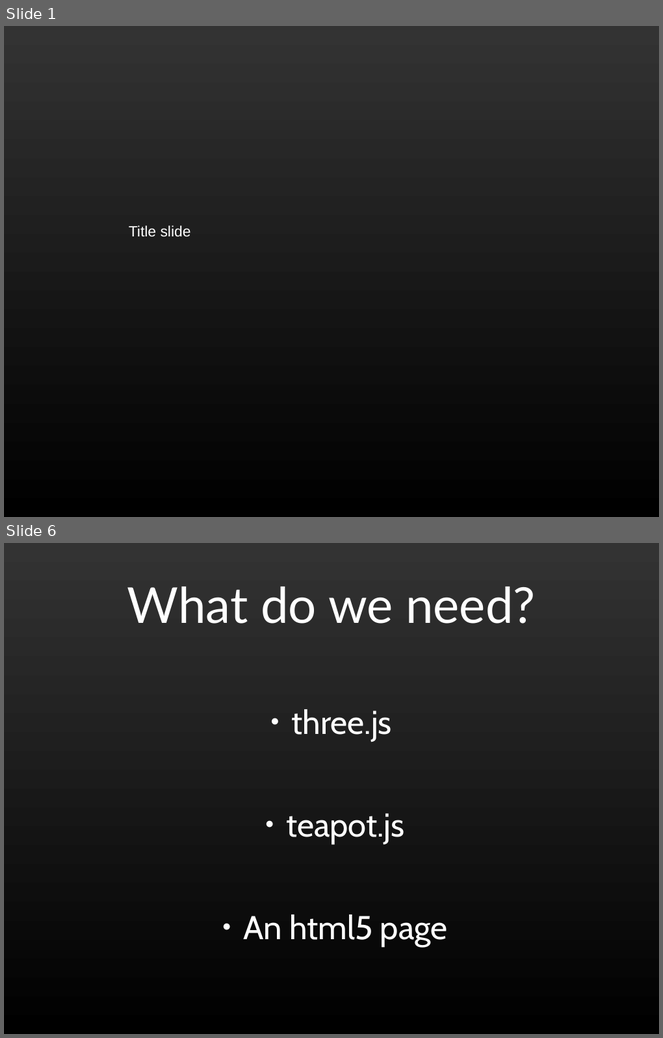
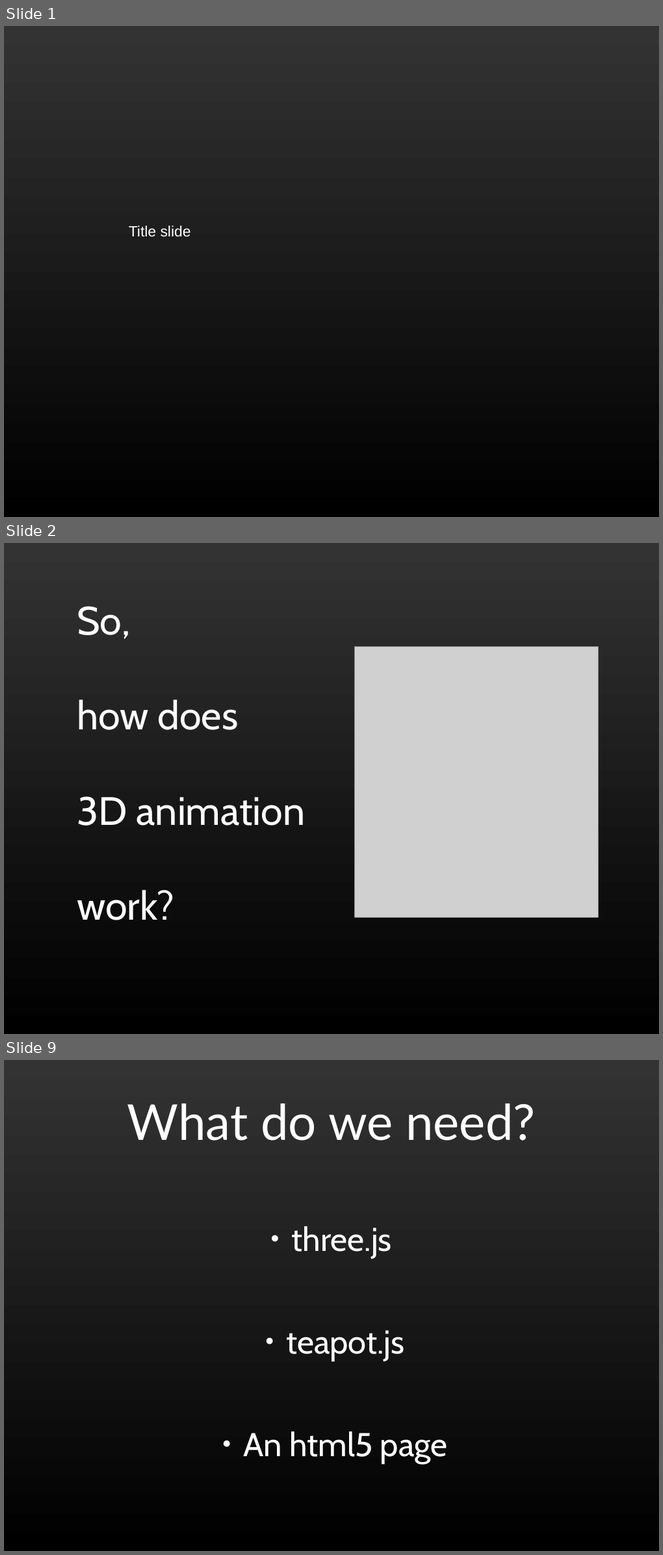
Before and after one commit to shegeek/teapots_can_fly, a slide deck: slides/teapots0.odp. Shown one above the other, each under a label of ours: slides 1 and 6 before the commit, slides 1, 2 and 9 after it; the slides between them are not shown. The pictures are 663x1038 and 663x1555 pixels, drawn with LibreOffice and Linux fonts; fonts in the diff are those of the drawing; grey boxes stand for pictures. Boxes give left, top, right and bottom in pixels: in the first picture for what was removed or moved away, otherwise in the second. Text is boxed around its words. In the diff, an @@ line names an element or a change of style, - is before the commit and + after.

```diff
--- a/slides/teapots0.odp
+++ b/slides/teapots0.odp
@@ slide 2 added at (x1=4, y1=543, x2=659, y2=1034), background gradient #333333 to #000000 @@
@@ text added at (x1=77, y1=606, x2=305, y2=921), 48 pt, text #FFFFFF @@
+So,
+how does
+3D animation
+work?
@@ picture added at (x1=354, y1=647, x2=599, y2=917) @@
@@ what was slide 6 is now slide 9 @@
```
Also in this commit, not shown: 18 other slides added.
